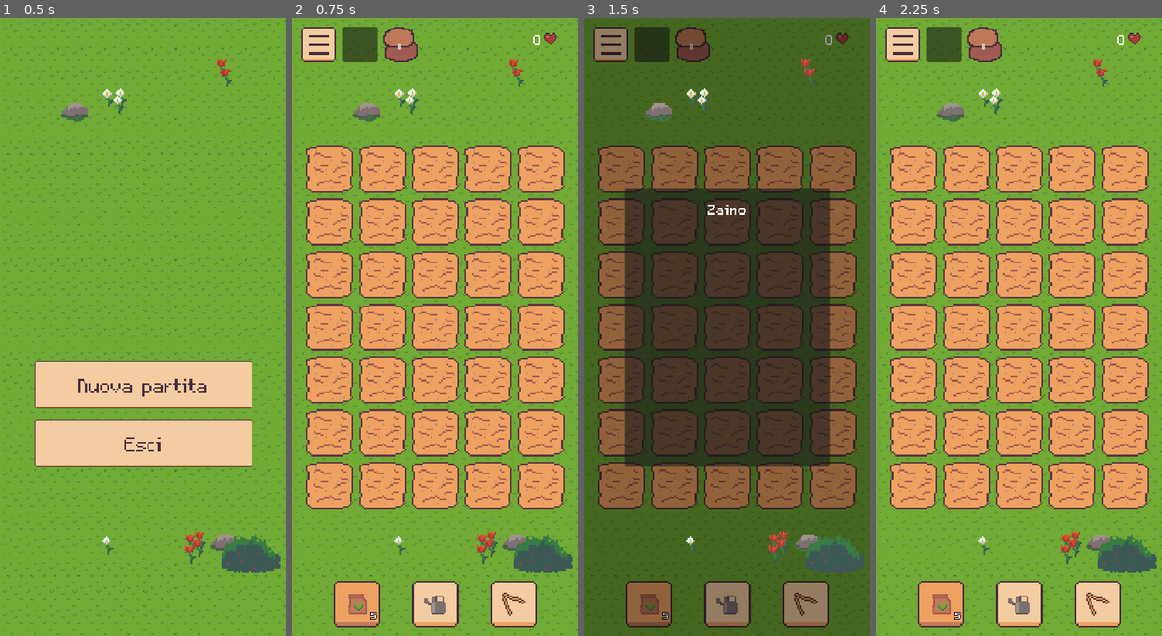
Above: before the commit, frames 1-4 (left to right).
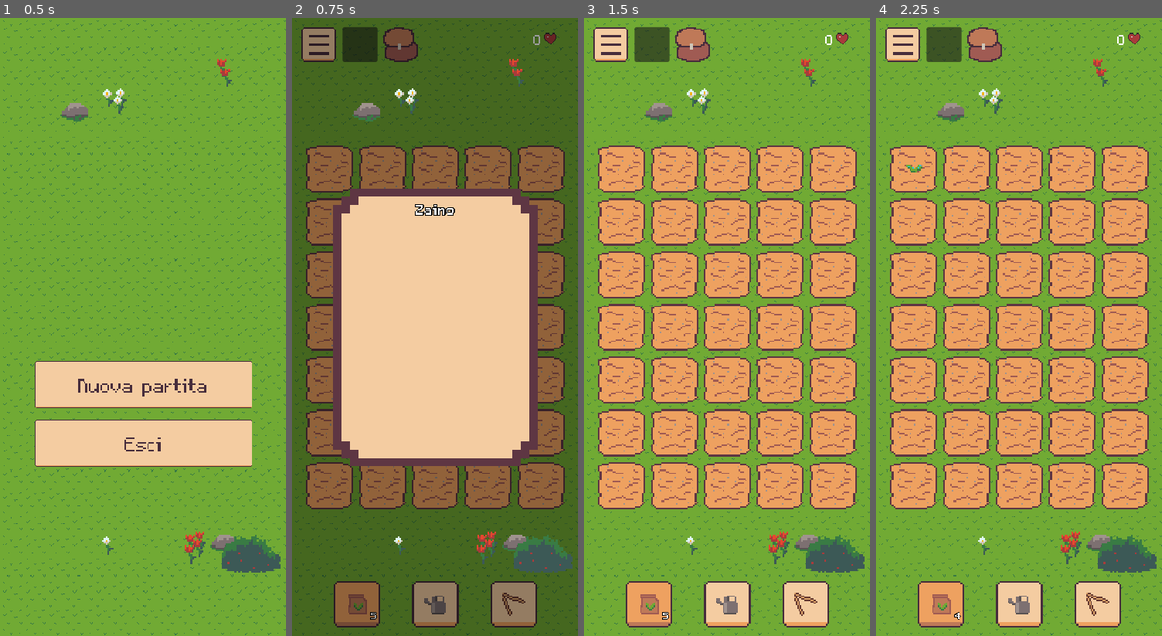
Above: after the commit, the same moments.

Repository: GitFMarco/bao-garden
Game: Godot game, scene res://scenes/main_menu.tscn
The game is run twice, just before and just after one commit, with the same random seed, the same clock (stepped at 60 frames per second) and the same inputs.
Inputs (mouse positions are in pixels of both pictures, inside the frame that each line leads up to):
- Up to frame 1 (0.5 s): no input
- Up to frame 2 (0.75 s): click "Nuova partita" at 0.5 s
- Up to frame 3 (1.5 s): click (692, 42) at 1.25 s
- Up to frame 4 (2.25 s): click (913, 166) at 2 s

Frame 1 is identical in both runs. In frame 2, 98% of the frame differs, in the area x 0-100%, y 0-100%; in frame 3, 98%; in frame 4, less than 0.1%.

Commit message:
[ADD] crops in backpack and style improvements

Diff:
--- a/source/scenes/garden.tscn
+++ b/source/scenes/garden.tscn
@@ -12,6 +12,13 @@
 [ext_resource type="Texture2D" uid="uid://bql1k171534ay" path="res://art/watering_can.png" id="6_wdstj"]
 [ext_resource type="Texture2D" uid="uid://d4ejts7nahnun" path="res://art/backpack.png" id="7_dfwg7"]
 [ext_resource type="Texture2D" uid="uid://xwh5oh6ofgl8" path="res://art/chopsticks.png" id="7_wdstj"]
+[ext_resource type="Texture2D" uid="uid://dayjq3q5ject5" path="res://art/window.png" id="13_la7hl"]
+[ext_resource type="Texture2D" uid="uid://dqyd5mcpxsstg" path="res://art/backpack-crop-button-disabled.png" id="14_f5kbm"]
+[ext_resource type="Texture2D" uid="uid://djy8aljljdsrn" path="res://art/backpack-crop-button-pressed.png" id="15_1diec"]
+[ext_resource type="Texture2D" uid="uid://8mr5sa1jkavs" path="res://art/backpack-crop-button.png" id="16_6x48w"]
+[ext_resource type="Texture2D" uid="uid://bhg3qtsxcuir7" path="res://art/scrollbar-track.png" id="17_1diec"]
+[ext_resource type="Texture2D" uid="uid://c6y8qild7ahnr" path="res://art/scrollbar-grabber.png" id="17_r88j4"]
+[ext_resource type="Texture2D" uid="uid://bipbwq2pb4lrx" path="res://art/scrollbar-grabber-pressed.png" id="18_j2bb5"]
 
 [sub_resource type="StyleBoxTexture" id="StyleBoxTexture_la7hl"]
 texture = ExtResource("5_8csfy")
@@ -29,6 +36,77 @@
 texture = ExtResource("5_1vq1v")
 
 [sub_resource type="ButtonGroup" id="ButtonGroup_k83q7"]
+
+[sub_resource type="StyleBoxTexture" id="StyleBoxTexture_f5kbm"]
+texture = ExtResource("13_la7hl")
+
+[sub_resource type="StyleBoxTexture" id="StyleBoxTexture_r88j4"]
+texture = ExtResource("14_f5kbm")
+texture_margin_left = 2.0
+texture_margin_top = 2.0
+texture_margin_right = 2.0
+texture_margin_bottom = 2.0
+
+[sub_resource type="StyleBoxTexture" id="StyleBoxTexture_j2bb5"]
+texture = ExtResource("15_1diec")
+texture_margin_left = 2.0
+texture_margin_top = 2.0
+texture_margin_right = 2.0
+texture_margin_bottom = 2.0
+
+[sub_resource type="StyleBoxTexture" id="StyleBoxTexture_21fhi"]
+texture = ExtResource("16_6x48w")
+texture_margin_left = 2.0
+texture_margin_top = 2.0
+texture_margin_right = 2.0
+texture_margin_bottom = 2.0
+
+[sub_resource type="StyleBoxTexture" id="StyleBoxTexture_js7m7"]
+texture = ExtResource("15_1diec")
+texture_margin_left = 2.0
+texture_margin_top = 2.0
+texture_margin_right = 2.0
+texture_margin_bottom = 2.0
+
+[sub_resource type="StyleBoxTexture" id="StyleBoxTexture_ricac"]
+texture = ExtResource("17_r88j4")
+texture_margin_left = 4.0
+texture_margin_top = 4.0
+texture_margin_right = 4.0
+texture_margin_bottom = 4.0
+
+[sub_resource type="StyleBoxTexture" id="StyleBoxTexture_d0o5p"]
+texture = ExtResource("17_r88j4")
+texture_margin_left = 4.0
+texture_margin_top = 4.0
+texture_margin_right = 4.0
+texture_margin_bottom = 4.0
+
+[sub_resource type="StyleBoxTexture" id="StyleBoxTexture_s5y3a"]
+texture = ExtResource("18_j2bb5")
+texture_margin_left = 4.0
+texture_margin_top = 4.0
+texture_margin_right = 4.0
+texture_margin_bottom = 4.0
+
+[sub_resource type="StyleBoxTexture" id="StyleBoxTexture_6x48w"]
+texture = ExtResource("17_1diec")
+texture_margin_left = 4.0
+texture_margin_top = 4.0
+texture_margin_right = 4.0
+texture_margin_bottom = 4.0
+
+[sub_resource type="Theme" id="Theme_ricac"]
+Button/font_sizes/font_size = 24
+Button/fonts/font = ExtResource("3_4iwim")
+Button/styles/disabled = SubResource("StyleBoxTexture_r88j4")
+Button/styles/hover = SubResource("StyleBoxTexture_j2bb5")
+Button/styles/normal = SubResource("StyleBoxTexture_21fhi")
+Button/styles/pressed = SubResource("StyleBoxTexture_js7m7")
+VScrollBar/styles/grabber = SubResource("StyleBoxTexture_ricac")
+VScrollBar/styles/grabber_highlight = SubResource("StyleBoxTexture_d0o5p")
+VScrollBar/styles/grabber_pressed = SubResource("StyleBoxTexture_s5y3a")
+VScrollBar/styles/scroll = SubResource("StyleBoxTexture_6x48w")
 
 [node name="Garden" type="Control"]
 layout_mode = 3
@@ -231,7 +309,6 @@
 
 [node name="BackpackModal" type="Control" parent="."]
 unique_name_in_owner = true
-visible = false
 layout_mode = 1
 anchors_preset = 15
 anchor_right = 1.0
@@ -262,6 +339,7 @@
 offset_bottom = 20.0
 grow_horizontal = 2
 grow_vertical = 2
+theme_override_styles/panel = SubResource("StyleBoxTexture_f5kbm")
 
 [node name="MarginContainer" type="MarginContainer" parent="BackpackModal/PanelContainer"]
 layout_mode = 2
@@ -275,10 +353,24 @@
 
 [node name="Title" type="Label" parent="BackpackModal/PanelContainer/MarginContainer/VBoxContainer"]
 layout_mode = 2
+theme_override_colors/font_outline_color = Color(0, 0, 0, 1)
+theme_override_constants/outline_size = 5
 theme_override_fonts/font = ExtResource("3_4iwim")
 theme_override_font_sizes/font_size = 32
 text = "Zaino"
 horizontal_alignment = 1
+
+[node name="ScrollContainer" type="ScrollContainer" parent="BackpackModal/PanelContainer/MarginContainer/VBoxContainer"]
+custom_minimum_size = Vector2(0, 299)
+layout_mode = 2
+theme = SubResource("Theme_ricac")
+horizontal_scroll_mode = 0
+
+[node name="CropList" type="VBoxContainer" parent="BackpackModal/PanelContainer/MarginContainer/VBoxContainer/ScrollContainer"]
+unique_name_in_owner = true
+layout_mode = 2
+size_flags_horizontal = 3
+theme_override_constants/separation = 8
 
 [node name="ShopModal" type="Control" parent="."]
 unique_name_in_owner = true
@@ -313,6 +405,7 @@
 offset_bottom = 20.0
 grow_horizontal = 2
 grow_vertical = 2
+theme_override_styles/panel = SubResource("StyleBoxTexture_f5kbm")
 
 [node name="MarginContainer" type="MarginContainer" parent="ShopModal/PanelContainer"]
 layout_mode = 2
@@ -326,6 +419,8 @@
 
 [node name="Title" type="Label" parent="ShopModal/PanelContainer/MarginContainer/VBoxContainer"]
 layout_mode = 2
+theme_override_colors/font_outline_color = Color(0, 0, 0, 1)
+theme_override_constants/outline_size = 5
 theme_override_fonts/font = ExtResource("3_4iwim")
 theme_override_font_sizes/font_size = 32
 text = "Shop"
@@ -364,6 +459,7 @@
 offset_bottom = 20.0
 grow_horizontal = 2
 grow_vertical = 2
+theme_override_styles/panel = SubResource("StyleBoxTexture_f5kbm")
 
 [node name="MarginContainer" type="MarginContainer" parent="MenuModal/PanelContainer"]
 layout_mode = 2
@@ -377,6 +473,8 @@
 
 [node name="Title" type="Label" parent="MenuModal/PanelContainer/MarginContainer/VBoxContainer"]
 layout_mode = 2
+theme_override_colors/font_outline_color = Color(0, 0, 0, 1)
+theme_override_constants/outline_size = 5
 theme_override_fonts/font = ExtResource("3_4iwim")
 theme_override_font_sizes/font_size = 32
 text = "Menù"
--- a/source/scripts/garden.gd
+++ b/source/scripts/garden.gd
@@ -22,7 +22,7 @@
 	# Bottoni topbar
 	%MenuButton.pressed.connect(%MenuModal.show)
 	%ShopButton.pressed.connect(%ShopModal.show)
-	%BackpackButton.pressed.connect(%BackpackModal.show)
+	%BackpackButton.pressed.connect(_open_backpack)
 	# Tap sul backdrop -> chiude la finestra
 	for modal in [%MenuModal, %ShopModal, %BackpackModal]:
 		modal.get_node("Backdrop").gui_input.connect(_on_modal_backdrop_input.bind(modal))
@@ -122,3 +122,29 @@
 func _on_modal_backdrop_input(event: InputEvent, modal: Control) -> void:
 	if event is InputEventMouseButton and event.pressed:
 		modal.hide()
+
+func _open_backpack() -> void:
+	_populate_backpack()
+	%BackpackModal.show()
+
+func _populate_backpack() -> void:
+	# Svuota la lista dalla volta precedente
+	for child in %CropList.get_children():
+		child.queue_free()
+
+	for crop in CropDatabase.get_all_crops():
+		var row := Button.new()
+		if crop.starts_unlocked:
+			row.text = "%s  x%d" % [crop.display_name, GameState.get_seed_count(crop.type)]
+			row.pressed.connect(_on_crop_selected.bind(crop.type))
+		else:
+			row.text = crop.display_name
+			row.disabled = true
+		row.custom_minimum_size.y = 48
+		row.focus_mode = Control.FOCUS_NONE
+		%CropList.add_child(row)
+
+func _on_crop_selected(type: CropData.Type) -> void:
+	selected_crop = type
+	_update_seed_button()
+	%BackpackModal.hide()
Binary file added: source/art/backpack-crop-button-disabled.png
Not shown, added: source/art/backpack-crop-button-disabled.png.import
Binary file added: source/art/backpack-crop-button-pressed.png
Not shown, added: source/art/backpack-crop-button-pressed.png.import
Binary file added: source/art/backpack-crop-button.png
Not shown, added: source/art/backpack-crop-button.png.import
Binary file added: source/art/scrollbar-grabber-pressed.png
Not shown, added: source/art/scrollbar-grabber-pressed.png.import
Binary file added: source/art/scrollbar-grabber.png
Not shown, added: source/art/scrollbar-grabber.png.import
Binary file added: source/art/scrollbar-track.png
Not shown, added: source/art/scrollbar-track.png.import
(and 5 more such lines)
